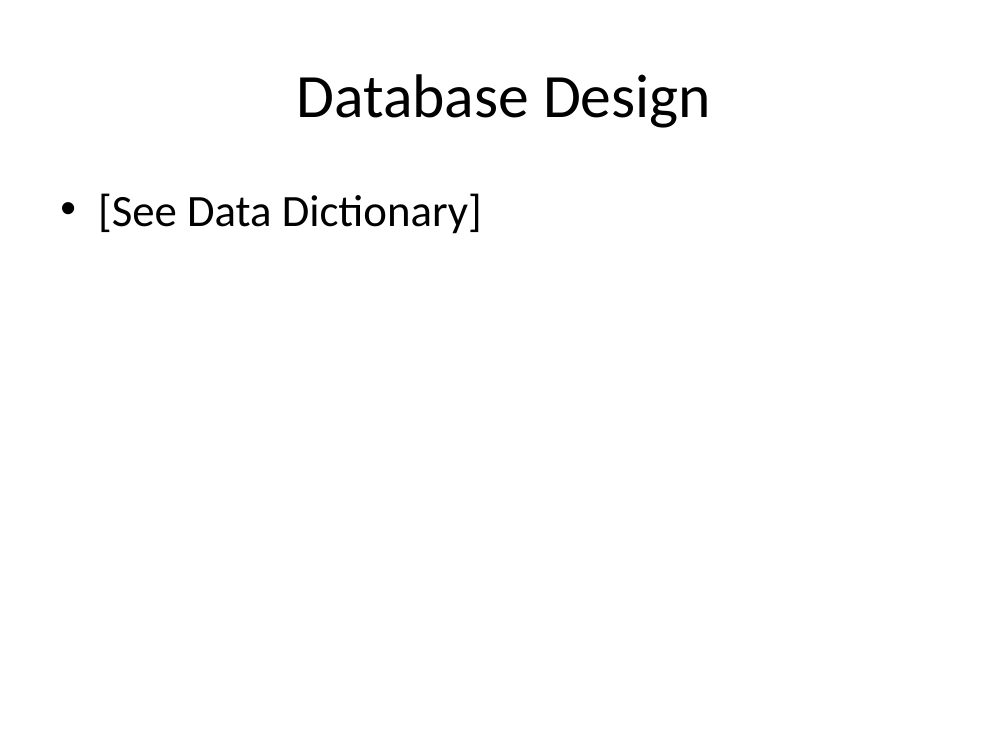
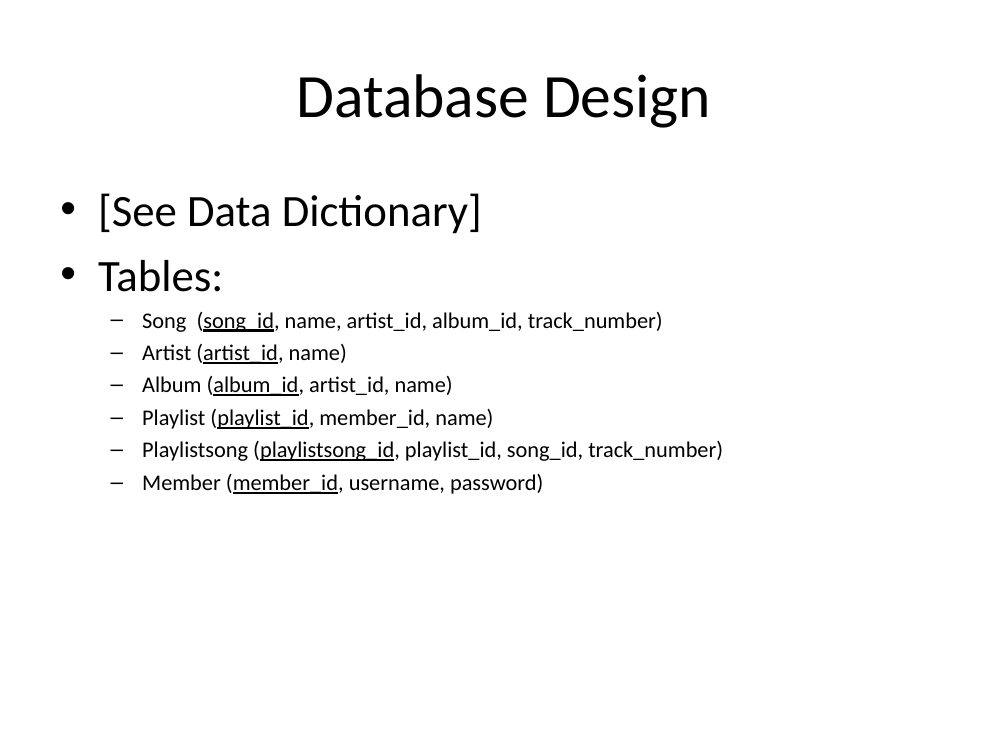
Before and after one commit to aajackson/Creepers, a slide deck: slide 6 of Documentation/MyFavs Presentation.ppt. Drawn at 1008x756 pixels with LibreOffice and Linux fonts; fonts in the diff are those of the drawing. Boxes give left, top, right and bottom in pixels: in the first picture for what was removed or moved away, otherwise in the second. Text is boxed around its words. In the diff, an @@ line names an element or a change of style, - is before the commit and + after.

```diff
--- a/Documentation/MyFavs Presentation.ppt
+++ b/Documentation/MyFavs Presentation.ppt
@@ text at box(98, 260, 723, 494): paragraphs added @@
+• Tables:
+  – Song (song_id, name, artist_id, album_id, track_number)
+  – Artist (artist_id, name)
+  – Album (album_id, artist_id, name)
+  – Playlist (playlist_id, member_id, name)
+  – Playlistsong (playlistsong_id, playlist_id, song_id, track_number)
+  – Member (member_id, username, password)
```
Also in this commit, not shown: 1 other slide changed.
